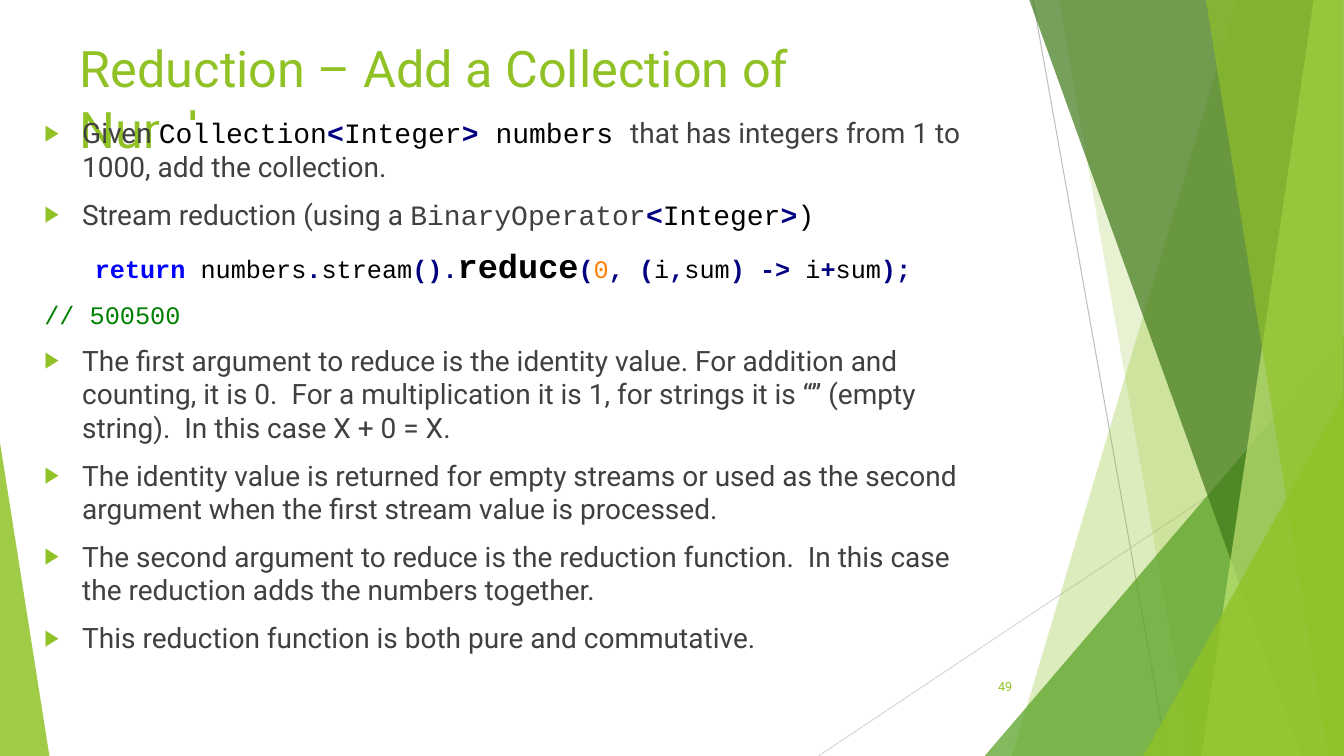
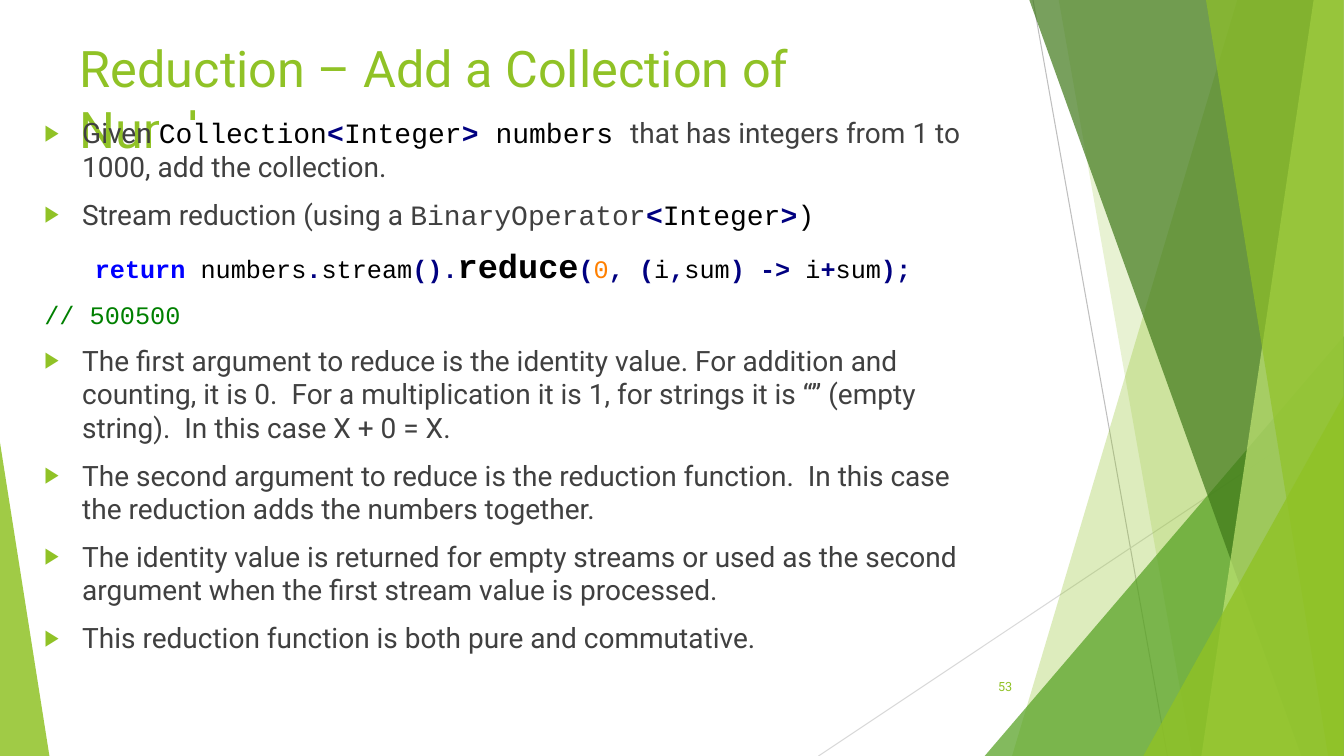
Before and after one commit to RichardRoda/2017-CodePaLOUsa-Lambda, a slide deck: slide 53 of Learning to Love the Lambda in the Stream.pptx (slide 49 before the commit). Drawn at 1344x756 pixels with LibreOffice and Linux fonts; fonts in the diff are those of the drawing. Boxes give left, top, right and bottom in pixels: in the first picture for what was removed or moved away, otherwise in the second. Text is boxed around its words. In the diff, an @@ line names an element or a change of style, - is before the commit and + after.

```diff
--- a/Learning to Love the Lambda in the Stream.pptx
+++ b/Learning to Love the Lambda in the Stream.pptx
@@ text at bbox=[82, 464, 950, 525]: paragraph added @@
+▶ The second argument to reduce is the reduction function. In this case the reduction adds the numbers together.
@@ text at bbox=[82, 545, 950, 606]: paragraph removed @@
-▶ The second argument to reduce is the reduction function. In this case the reduction adds the numbers together.
@@ page number at bbox=[998, 682, 1012, 691]: text changed @@
-49
+53
```
Also in this commit, not shown: 18 other slides changed, 4 slides added, 1 other file.
